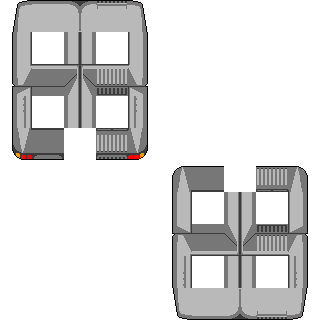
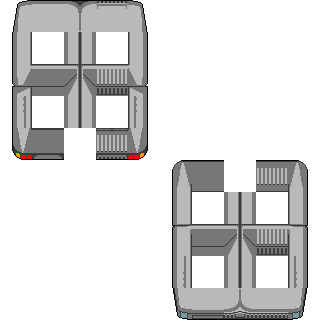
Revision of a layered 320 x 320 image; what changed, layer by layer:
painted on "facing S" over [172, 160, 308, 319]
